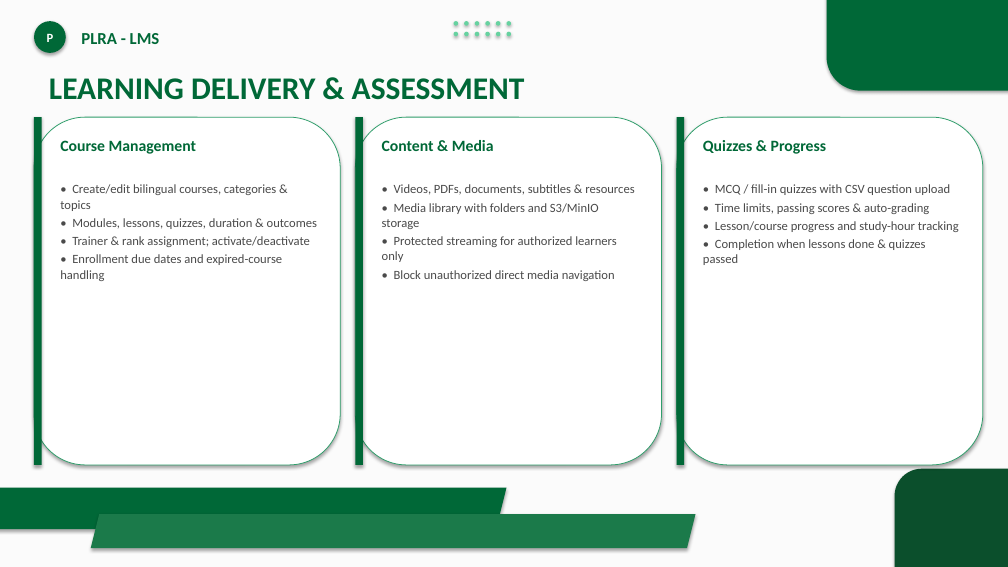
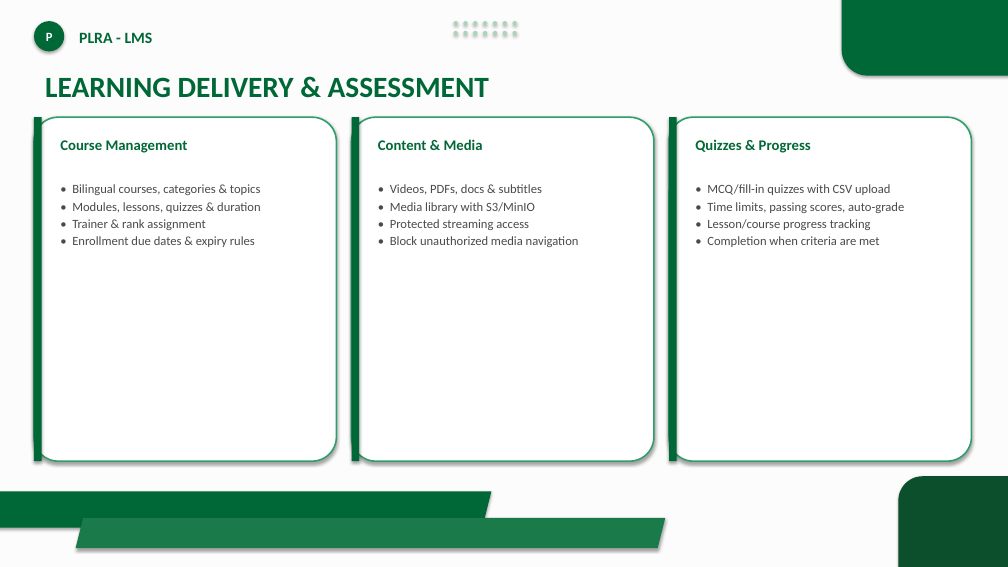
Before and after one commit to GulraizAhmed/GulraizAhmed, a slide deck: slide 12 of PLRA_LMS_Presentation.pptx. Drawn at 1008x567 pixels with LibreOffice and Linux fonts; fonts in the diff are those of the drawing. Boxes give left, top, right and bottom in pixels: in the first picture for what was removed or moved away, otherwise in the second. Text is boxed around its words. In the diff, an @@ line names an element or a change of style, - is before the commit and + after.

```diff
--- a/PLRA_LMS_Presentation.pptx
+++ b/PLRA_LMS_Presentation.pptx
@@ rectangle at <box>0,0,1008,567</box>: fill #FBFBFB to #FCFCFC @@
@@ ellipse "P" at <box>34,21,64,51</box>: less space between paragraphs @@
@@ text "PLRA - LMS" at <box>79,32,153,43</box>: size 16 to 15 pt; less space between paragraphs @@
@@ ellipse: place and size @@
-ellipse at <box>507,21,511,26</box>
+ellipse at <box>503,21,507,26</box>
@@ fill #66D2A0 to #A8D5B5 in 12 elements at <box>454,21,458,26</box>, <box>464,21,468,26</box>, <box>473,21,478,26</box>, <box>483,21,488,26</box>, <box>493,21,498,26</box>, <box>503,21,507,26</box>, <box>454,31,458,36</box>, <box>464,31,468,36</box>, <box>473,31,478,36</box>, <box>483,31,488,36</box>, <box>493,31,498,36</box>, <box>513,21,517,26</box> @@
@@ ellipse: place and size @@
-ellipse at <box>454,32,458,36</box>
+ellipse at <box>513,21,517,26</box>
@@ rounded rectangle: place and size @@
-rounded rectangle at <box>827,0,1008,91</box>
+rounded rectangle at <box>842,0,1008,76</box>
@@ rounded rectangle at <box>842,0,1008,76</box>: proportions changed @@
@@ 3 ellipses, 1 text: place and size @@
-3 ellipses, 1 text at <box>464,32,827,154</box>
+3 ellipses, 1 text at <box>454,31,811,153</box>
@@ ellipse: place and size @@
-ellipse at <box>496,32,501,36</box>
+ellipse at <box>483,31,488,36</box>
@@ ellipse: place and size @@
-ellipse at <box>507,32,511,36</box>
+ellipse at <box>493,31,498,36</box>
@@ ellipse added at <box>503,31,507,36</box>, fill #A8D5B5 @@
@@ ellipse added at <box>513,31,517,36</box>, fill #A8D5B5 @@
@@ text "LEARNING DELIVERY & ASSESSMENT" at <box>45,77,489,98</box>: size 30 to 28 pt; less space between paragraphs @@
@@ rectangle: place and size @@
-rectangle at <box>34,117,42,465</box>
+rectangle at <box>34,117,42,461</box>
@@ rounded rectangle: place and size @@
-rounded rectangle at <box>34,117,340,465</box>
+rounded rectangle at <box>34,117,337,461</box>
@@ rectangle: place and size @@
-rectangle at <box>355,117,363,465</box>
+rectangle at <box>352,117,359,461</box>
@@ rounded rectangle: place and size @@
-rounded rectangle at <box>355,117,662,465</box>
+rounded rectangle at <box>352,117,654,461</box>
@@ rectangle: place and size @@
-rectangle at <box>677,117,684,465</box>
+rectangle at <box>669,117,677,461</box>
@@ outline #2F9E6B 0.75 pt to #2F9E6B 1.5 pt; proportions changed in 3 elements at <box>34,117,337,461</box>, <box>352,117,654,461</box>, <box>669,117,972,461</box> @@
@@ rounded rectangle: place and size @@
-rounded rectangle at <box>677,117,983,465</box>
+rounded rectangle at <box>669,117,972,461</box>
@@ size 15 to 14 pt; less space between paragraphs in 3 elements at <box>60,140,188,153</box>, <box>378,139,483,150</box>, <box>695,139,811,153</box> @@
@@ text at <box>72,184,261,247</box>: text changed @@
-• Create/edit bilingual courses, categories & topics
-• Modules, lessons, quizzes, duration & outcomes
-• Trainer & rank assignment; activate/deactivate
-• Enrollment due dates and expired-course handling
+• Bilingual courses, categories & topics
+• Modules, lessons, quizzes & duration
+• Trainer & rank assignment
+• Enrollment due dates & expiry rules
@@ text at <box>390,184,579,247</box>: text changed @@
-• Videos, PDFs, documents, subtitles & resources
-• Media library with folders and S3/MinIO storage
-• Protected streaming for authorized learners only
-• Block unauthorized direct media navigation
+• Videos, PDFs, docs & subtitles
+• Media library with S3/MinIO
+• Protected streaming access
+• Block unauthorized media navigation
@@ text at <box>707,184,904,247</box>: text changed @@
-• MCQ / fill-in quizzes with CSV question upload
-• Time limits, passing scores & auto-grading
-• Lesson/course progress and study-hour tracking
-• Completion when lessons done & quizzes passed
+• MCQ/fill-in quizzes with CSV upload
+• Time limits, passing scores, auto-grade
+• Lesson/course progress tracking
+• Completion when criteria are met
@@ rounded rectangle: place and size @@
-rounded rectangle at <box>895,469,1008,567</box>
+rounded rectangle at <box>898,476,1008,567</box>
@@ parallelogram: place and size @@
-parallelogram at <box>0,488,507,529</box>
+parallelogram at <box>0,492,492,528</box>
@@ parallelogram: place and size @@
-parallelogram at <box>91,514,696,548</box>
+parallelogram at <box>76,518,665,548</box>
```
Also in this commit, not shown: 17 other slides changed, 1 other file.
